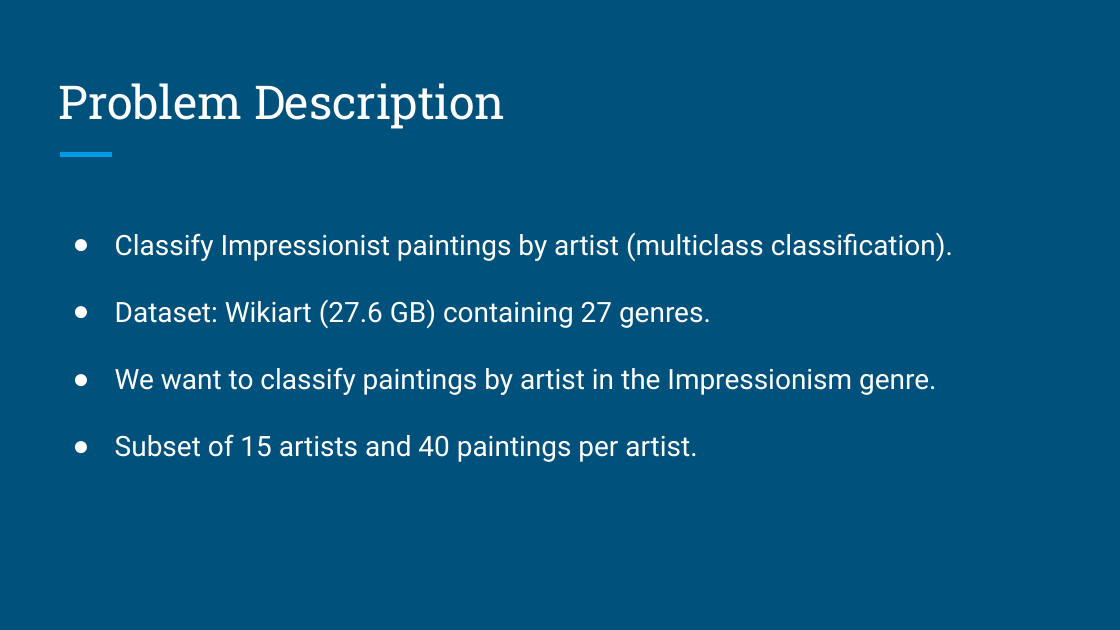
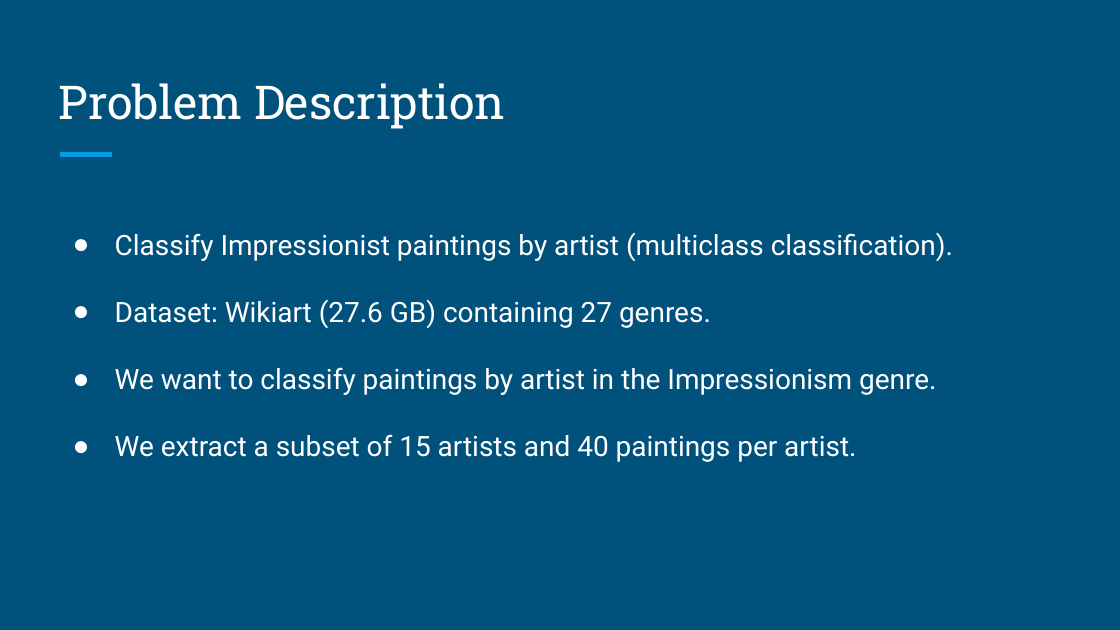
Before and after one commit to bhavika/Frida, a slide deck: slide 2 of CS688_ProjectPresentation.pptx. Drawn at 1120x630 pixels with LibreOffice and Linux fonts; fonts in the diff are those of the drawing. Boxes give left, top, right and bottom in pixels: in the first picture for what was removed or moved away, otherwise in the second. Text is boxed around its words. In the diff, an @@ line names an element or a change of style, - is before the commit and + after.

```diff
--- a/CS688_ProjectPresentation.pptx
+++ b/CS688_ProjectPresentation.pptx
@@ text at (x1=115, y1=434, x2=856, y2=462): text changed @@
-● Subset of 15 artists and 40 paintings per artist.
+● We extract a subset of 15 artists and 40 paintings per artist.
```
Also in this commit, not shown: 6 other slides changed, 3 slides added, 2 slides removed, 1 other file.
